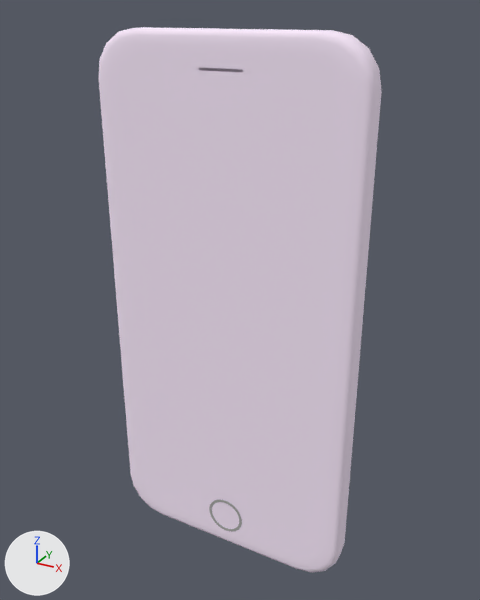
A saved change to the Blender file iPhone7.blend.
The view is the same before and after, from a 50 mm lens placed at (1.95, -3.34, 3.6), pointed at (0.07, 0.08, 1.89). Lighting does not change. The marker at lower left points along +X, +Y and +Z.

In view in the first picture: 'Phone'.
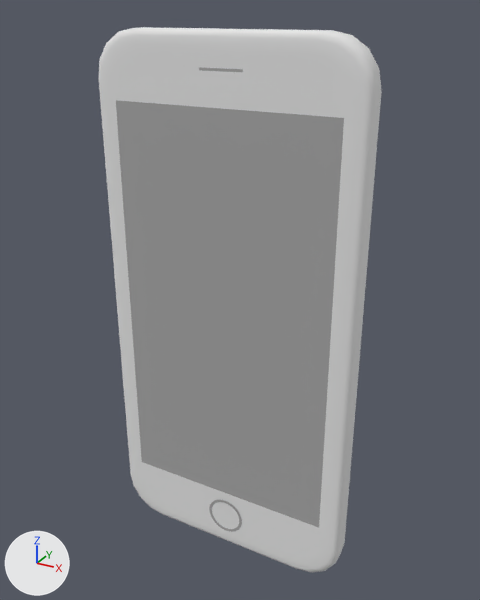
The newer file is also turned or shifted as a whole; pictures and numbers use the older file's frame.

Changed parts and their boxes [x1, y1, x2, y2] in the pictures (480 x 600 px):
'Phone', recoloured, reshaped
    both: [98, 27, 382, 573]
part 1 of me_plane, added
    after: [199, 67, 243, 72]
part 2 of me_plane, recoloured
    both: [116, 100, 344, 528]

The change, as a diff of the scene's bpy script:
```diff
--- a/iPhone7.blend.py
+++ b/iPhone7.blend.py
@@ mat_phonebody @@
 mat_phonebody = diffuse_material('PhoneBody')
-mat_phonebody.base_color = (0.978, 0.844, 1.0)  # white #fdedff
+mat_phonebody.base_color = (0.8, 0.8, 0.8)  # white #e7e7e7
@@ me_plane @@
 # used by ob_phone; location = (0.041, -0.038, 1.755)
 # verts and faces of me_plane; kept vertices keep their numbers, new ones are numbered from 410
 # before: 390 (0.0, -0.06, 1.54) at pixel (219, 68), 391 (0.0, -0.06, 1.53) at pixel (219, 71), 392 (-0.13, -0.06, 1.54) at pixel (198, 68), 393 (0.14, -0.06, 1.54) at pixel (243, 70), 394 (0.13, -0.06, 1.53) at pixel (241, 72)
 # before: 395 (-0.12, -0.06, 1.53) at pixel (200, 70), 396 (-0.12, -0.06, 1.54) at pixel (200, 67), 397 (0.13, -0.06, 1.54) at pixel (241, 69), 398 (0.14, -0.06, 1.53) at pixel (242, 72), 399 (-0.13, -0.06, 1.53) at pixel (198, 69)
 # before: 400 (-0.13, -0.06, 1.54) at pixel (198, 67), 401 (0.14, -0.06, 1.54) at pixel (242, 69), 402 (0.14, -0.06, 1.53) at pixel (243, 71), 403 (-0.13, -0.06, 1.53) at pixel (198, 69), 404 (-0.13, -0.06, 1.54) at pixel (199, 67)
 # before: 405 (0.14, -0.06, 1.54) at pixel (242, 69), 406 (0.14, -0.06, 1.53) at pixel (242, 72), 407 (-0.13, -0.06, 1.53) at pixel (199, 70), 408 (-0.13, -0.06, 1.54) at pixel (198, 68), 409 (0.14, -0.06, 1.54) at pixel (243, 70)
-me_plane.from_pydata(...)  # 410 vertices, 284 faces; spans x -0.86..0.86, y -0.06..0.11, z -1.75..1.74
+me_plane.from_pydata(...)  # 410 vertices, 285 faces; spans x -0.86..0.86, y -0.06..0.11, z -1.75..1.74
+# me_plane part 1
+faces += [(390, 396, 404, 400, 408, 392, 403, 399, 407, 395, 391, 394, 406, 398, 402, 393, 409, 401, 405, 397)]  # mat_phonesecondary (grey #aaaaaa), smooth
+# me_plane part 2: 1 face spanning x -0.72..0.72, y -0.06, z -1.29..1.34 switches from mat_phonebody (white #fcedff) to mat_phonesecondary (grey #aaaaaa)
 me_plane.materials.append(mat_phonebody)
```
